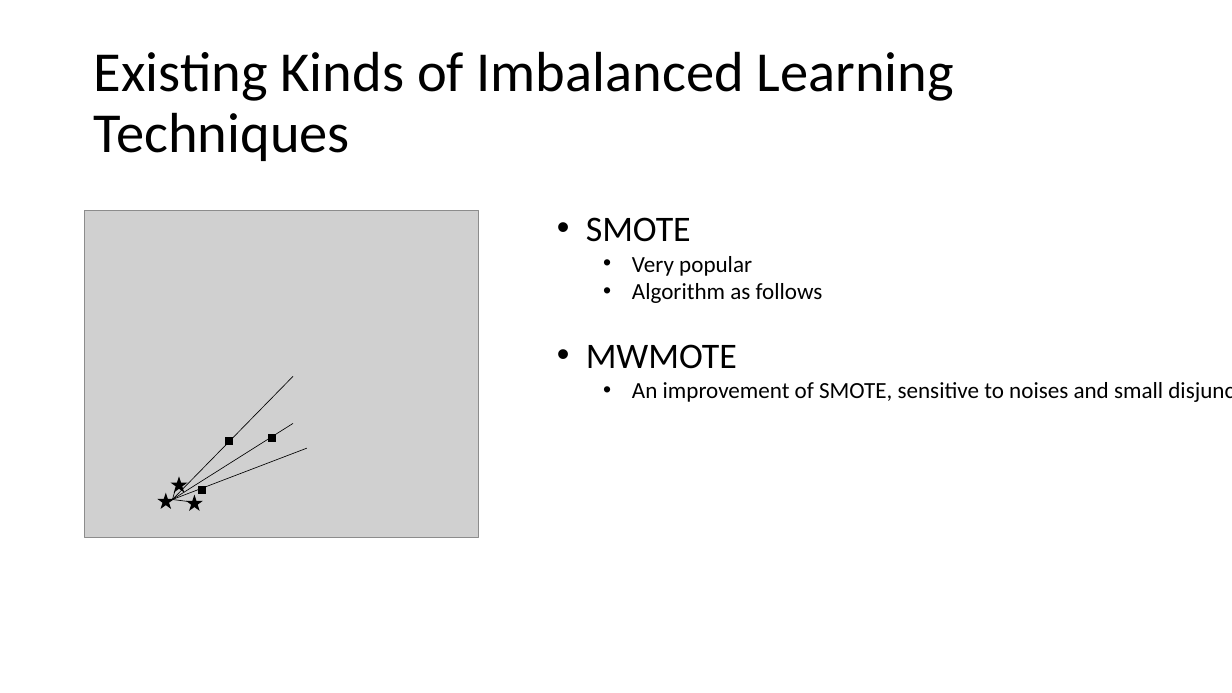
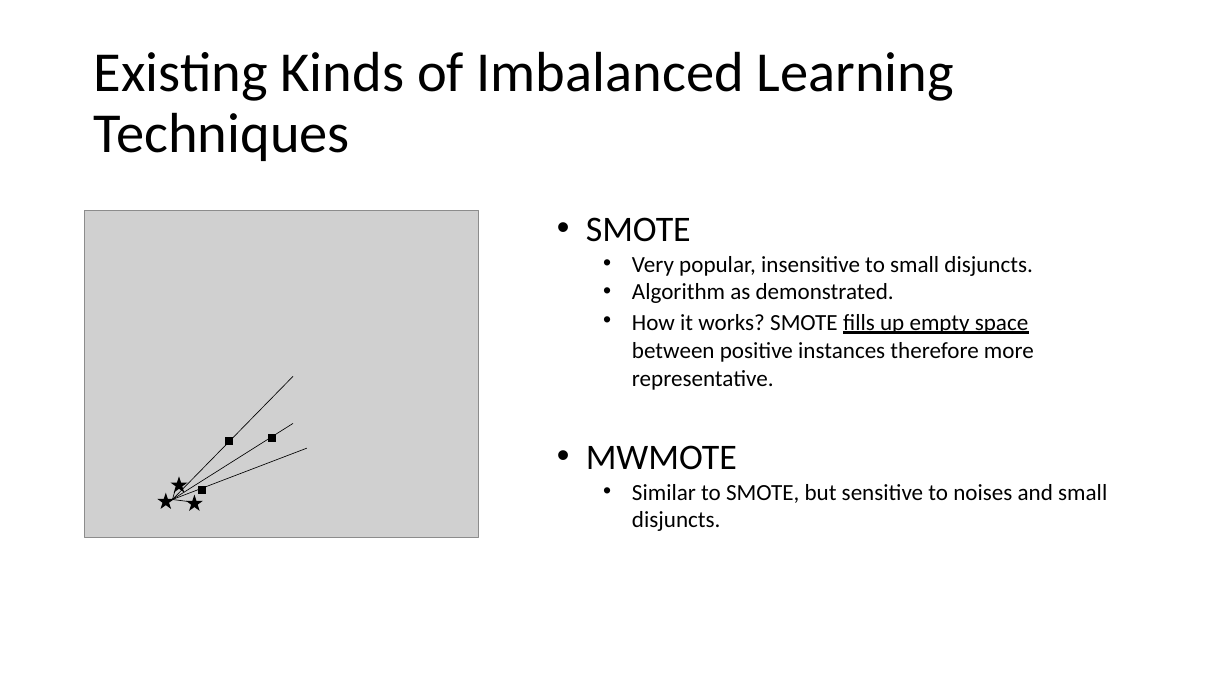
Before and after one commit to RKDSOne/ids, a slide deck: slide 18 of slides&notes/Learning on imbalanced data.pptx. Drawn at 1232x693 pixels with LibreOffice and Linux fonts; fonts in the diff are those of the drawing; grey boxes stand for pictures. Boxes give left, top, right and bottom in pixels: in the first picture for what was removed or moved away, otherwise in the second. Text is boxed around its words. In the diff, an @@ line names an element or a change of style, - is before the commit and + after.

```diff
--- a/slides&notes/Learning on imbalanced data.pptx
+++ b/slides&notes/Learning on imbalanced data.pptx
@@ text at <box>632,256,1034,390</box>: text changed @@
-  • Very popular
-  • Algorithm as follows
+  • Very popular, insensitive to small disjuncts.
+  • Algorithm as demonstrated.
+  • How it works? SMOTE fills up empty space between positive instances therefore more representative.
@@ text at <box>632,484,1107,531</box>: text changed @@
-  • An improvement of SMOTE, sensitive to noises and small disjuncts.
+  • Similar to SMOTE, but sensitive to noises and small disjuncts.
```
Also in this commit, not shown: 1 slide added.
